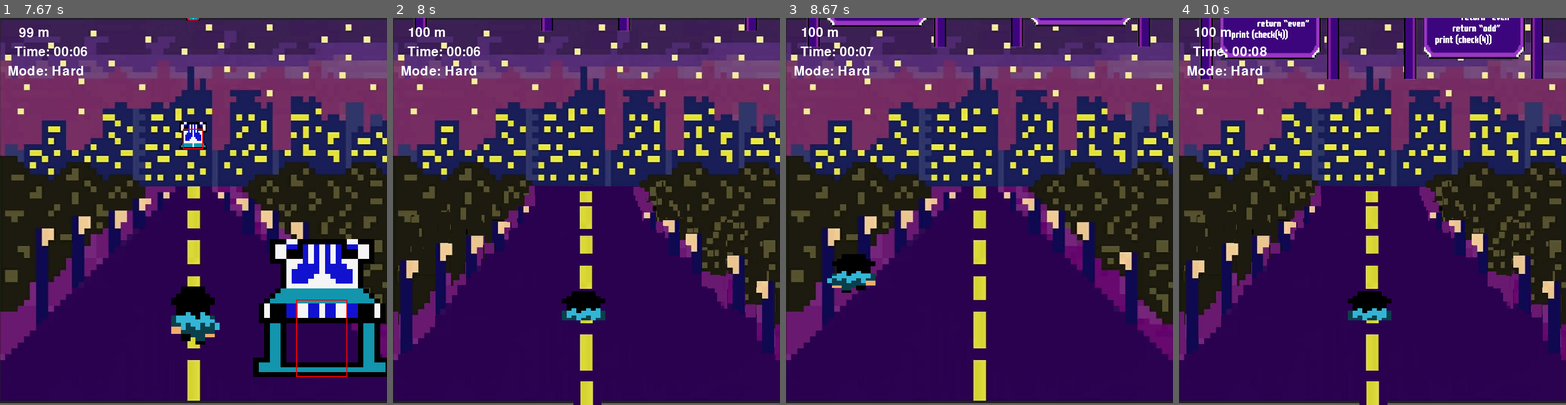
Above: before the commit, frames 1-4 (left to right).
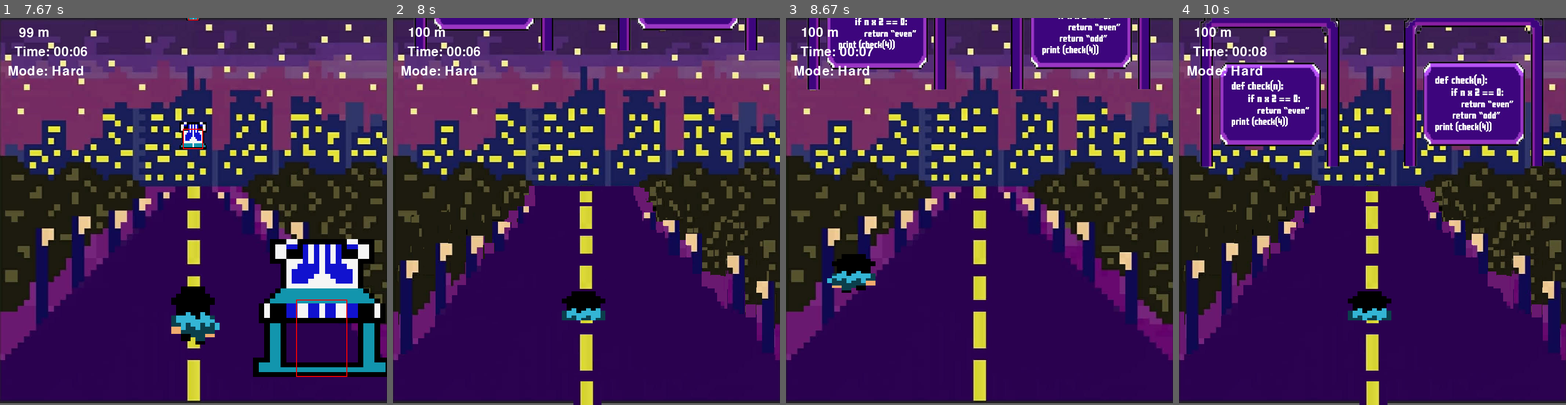
Above: after the commit, the same moments.

Repository: SiapnoAlicarSarah/pygame2
Game: pygame game, started from game.py
The game is run twice, just before and just after one commit, with the same random seed, the same clock (stepped at 60 frames per second) and the same inputs.
Inputs (mouse positions are in pixels of both pictures, inside the frame that each line leads up to):
- Up to frame 1 (7.67 s): click (193, 211) at 0.38 s; click (232, 296) at 0.72 s; click (69, 199) at 1.05 s; hold Up 1.83-2.13 s; move the mouse to (92, 68) at 1.87 s; hold Right 2.17-2.63 s; move the mouse to (100, 134) at 2.2 s; hold Left 2.67-3.2 s; move the mouse to (174, 312) at 2.7 s; hold Down 3.23-3.53 s; move the mouse to (193, 257) at 3.27 s; hold Left 3.57-3.97 s; move the mouse to (340, 358) at 3.6 s; hold Up 4-4.37 s; move the mouse to (139, 130) at 4.03 s; hold Right 4.4-5.03 s; move the mouse to (270, 180) at 4.43 s; hold Down 5.07-5.43 s; move the mouse to (328, 312) at 5.1 s; hold Left 5.47-5.93 s; move the mouse to (313, 203) at 5.5 s; hold Right 5.97-6.43 s; move the mouse to (69, 250) at 6 s; hold Up 6.47-6.77 s; move the mouse to (69, 161) at 6.5 s; hold Right 6.8-7.27 s; move the mouse to (81, 137) at 6.83 s; hold Left from 7.3 s (still down); move the mouse to (278, 118) at 7.33 s
- Up to frame 2 (8 s): release Left at 7.83 s; hold Down from 7.87 s (still down); move the mouse to (493, 281) at 7.9 s
- Up to frame 3 (8.67 s): release Down at 8.17 s; hold Left 8.2-8.6 s; move the mouse to (871, 254) at 8.23 s; hold Up from 8.63 s (still down)
- Up to frame 4 (10 s): move the mouse to (1260, 188) at 8.67 s; release Up at 9 s; hold Right 9.03-9.67 s; move the mouse to (1287, 141) at 9.07 s; hold Down from 9.7 s (still down); move the mouse to (1314, 323) at 9.73 s

Frame 1 is identical in both runs. In frame 2, 2.3% of the frame differs, in the area x 5-95%, y 0-9%; in frame 3, 7.8%; in frame 4, 19%, in the area x 5-95%, y 0-39%.

Commit message:
Update gates.py

Diff:
--- a/gates.py
+++ b/gates.py
@@ -58,8 +58,8 @@
         self.left_x = 40
         self.right_x = 460
 
-        self.y = -320
-        self.speed = 50
+        self.y = -300
+        self.speed = 120
 
         # RANDOM SIDE
         if random.choice([True, False]):
